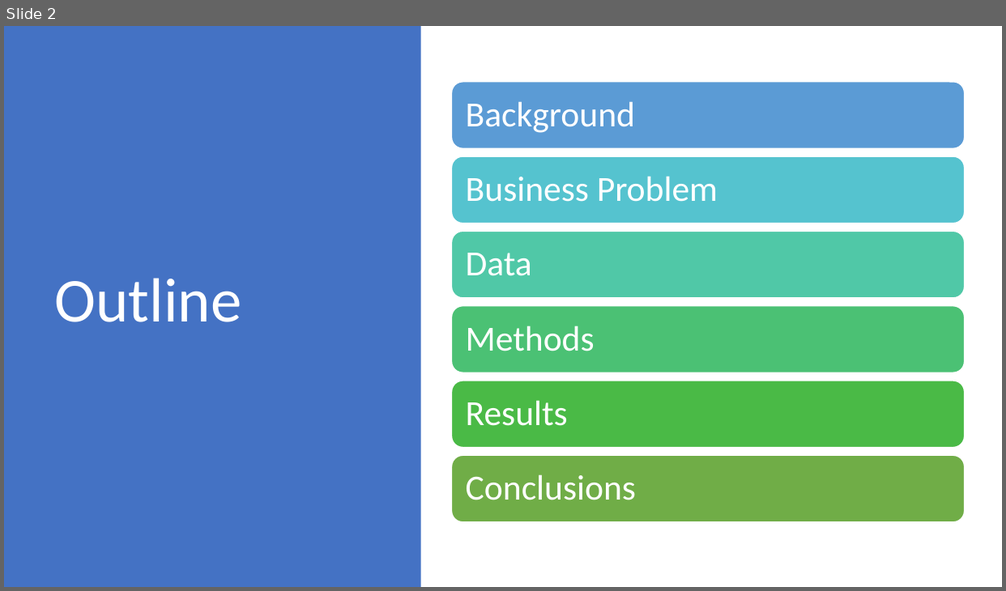
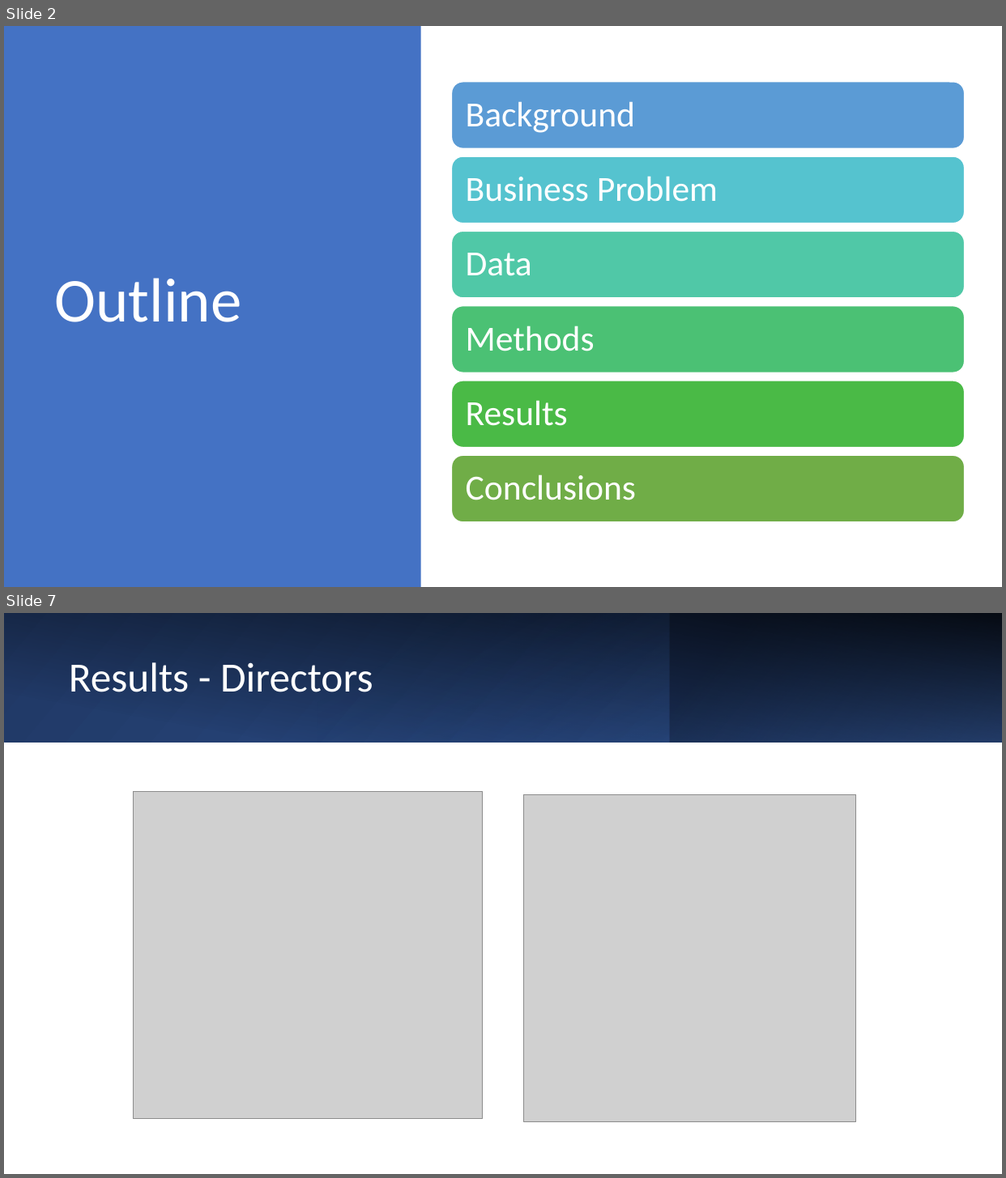
Before and after one commit to carlos-marin1742/dsc-phase-1-project-v2-3, a slide deck: Project 1 Presentation.pptx. Shown one above the other, each under a label of ours: slide 2 before the commit, slides 2 and 7 after it; the slides between them are not shown. The pictures are 1006x591 and 1006x1178 pixels, drawn with LibreOffice and Linux fonts; fonts in the diff are those of the drawing; grey boxes stand for pictures. Boxes give left, top, right and bottom in pixels: in the first picture for what was removed or moved away, otherwise in the second. Text is boxed around its words. In the diff, an @@ line names an element or a change of style, - is before the commit and + after.

```diff
--- a/Project 1 Presentation.pptx
+++ b/Project 1 Presentation.pptx
@@ slide 7 added at (4, 613, 1002, 1174), background #FFFFFF @@
@@ rectangle added at (4, 613, 1002, 742), fill gradient #203864 to #2F5597 @@
@@ rectangle added at (4, 613, 1002, 742), fill gradient #000000 @@
@@ rectangle added at (317, 613, 670, 742), fill gradient #4472C4 to #203864 @@
@@ rectangle added at (670, 613, 1002, 742), fill gradient #203864 to #4472C4 @@
@@ title added at (69, 662, 373, 692), 40 pt, text #FFFFFF @@
+Results - Directors
@@ picture added at (134, 792, 484, 1119) @@
@@ picture added at (523, 795, 856, 1122) @@
```
Also in this commit, not shown: 7 slides changed, 5 other slides added, 2 slides removed, 1 other file.
